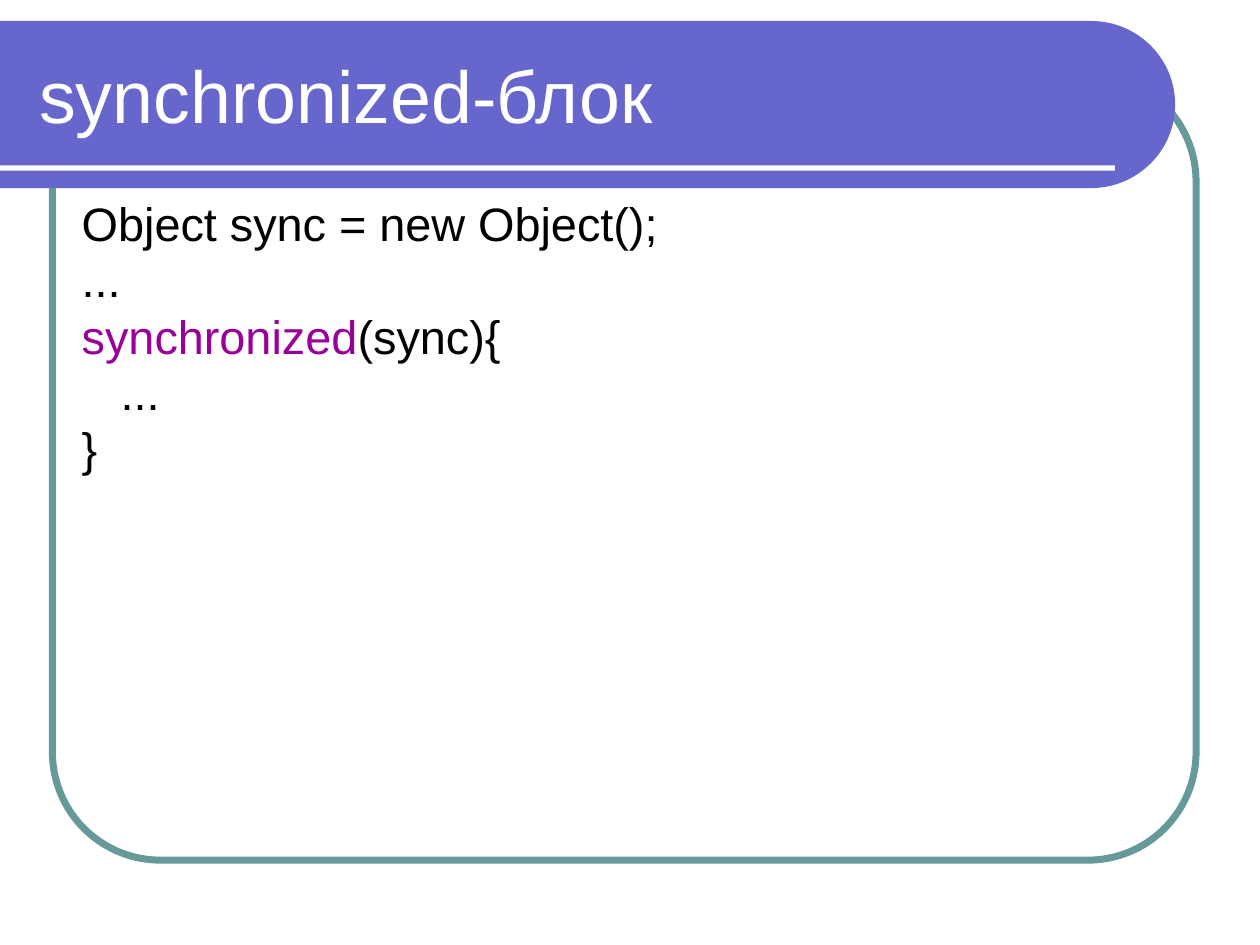
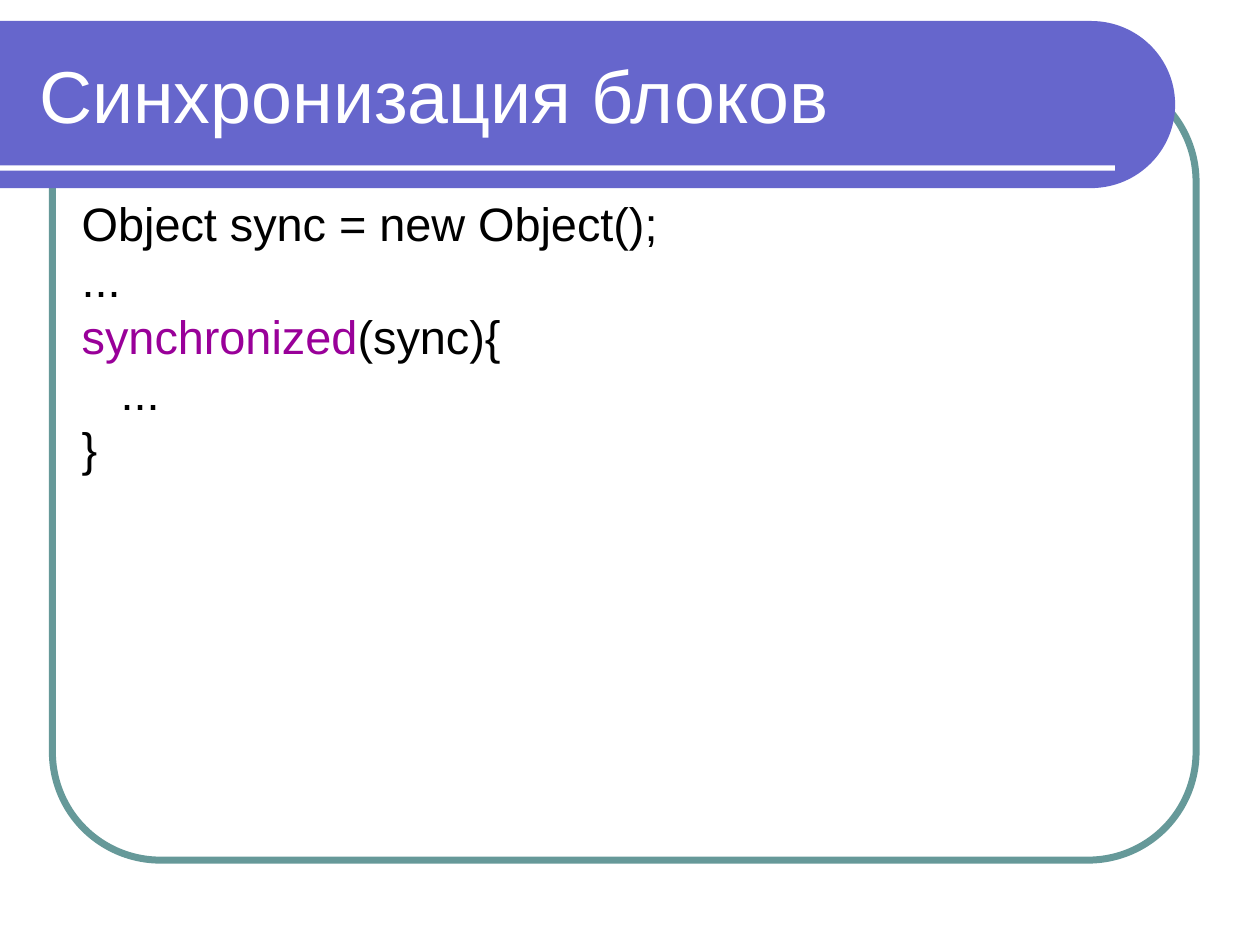
Before and after one commit to maxchv/JavaLessons, a slide deck: slide 51 of Lesson14/Modul 11 Vychislitelnye potoki.ppt (slide 42 before the commit). Drawn at 1260x945 pixels with LibreOffice and Linux fonts; fonts in the diff are those of the drawing. Boxes give left, top, right and bottom in pixels: in the first picture for what was removed or moved away, otherwise in the second. Text is boxed around its words. In the diff, an @@ line names an element or a change of style, - is before the commit and + after.

```diff
--- a/Lesson14/Modul 11 Vychislitelnye potoki.ppt
+++ b/Lesson14/Modul 11 Vychislitelnye potoki.ppt
@@ text at (x1=39, y1=69, x2=828, y2=137): text changed @@
-synchronized-блок
+Синхронизация блоков
```
Also in this commit, not shown: 19 other slides changed, 8 slides added, 14 other files.
